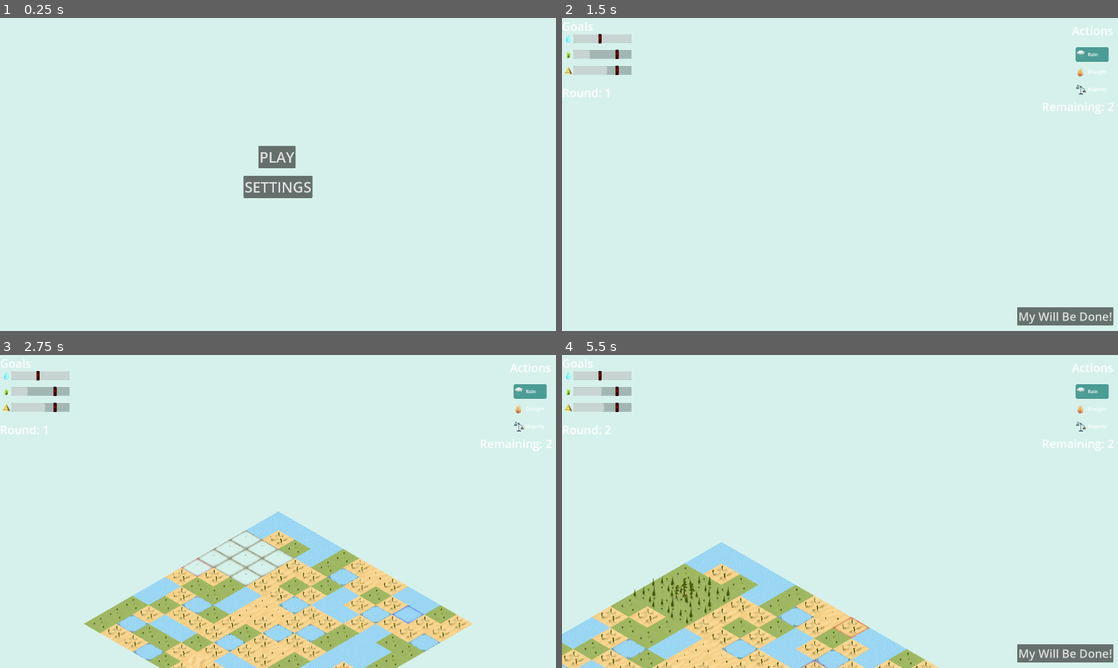
Above: before the commit, frames 1-4 (two rows, left to right).
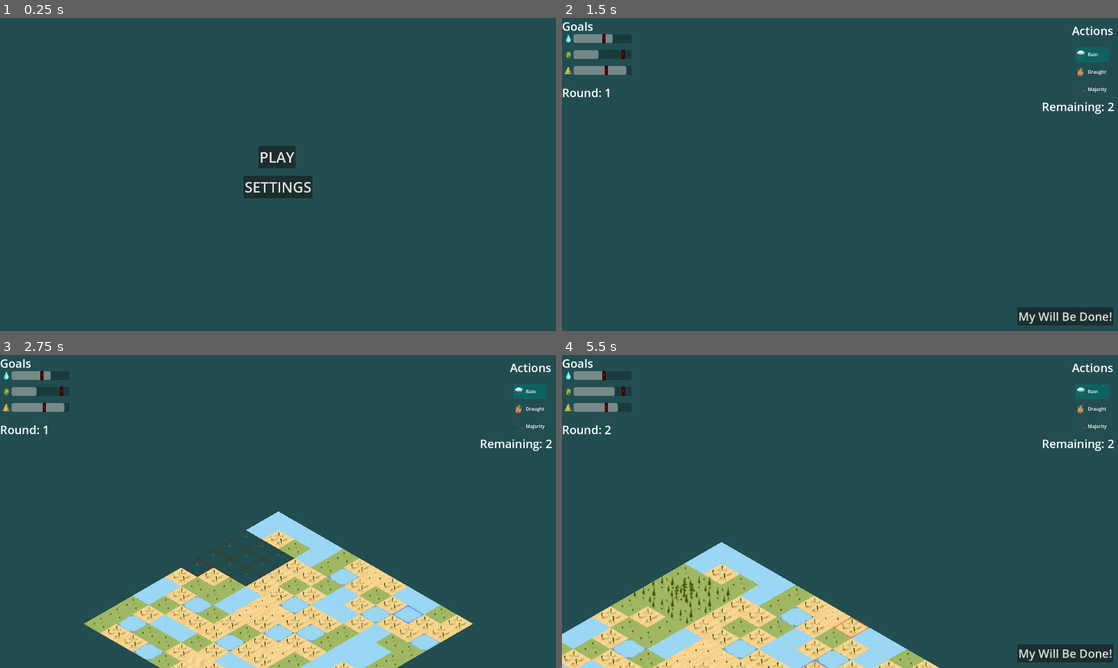
Above: after the commit, the same moments.

Repository: matouseek/game_jam_24
Game: Godot game, scene res://scenes/menu.tscn
Same seed, same stepped clock (60 frames per second), same inputs: the game is played once before the commit and once after it. The engine's default icon, where the game draws it, is replaced by a stand-in: a white triangle on a blue panel in a dark square.
Inputs (mouse positions are in pixels of both pictures, inside the frame that each line leads up to):
- Up to frame 1 (0.25 s): no input
- Up to frame 2 (1.5 s): click "PLAY" at 0.5 s; click "My Will Be Done!" at 1.25 s
- Up to frame 3 (2.75 s): click "My Will Be Done!" at 2 s
- Up to frame 4 (5.5 s): tap Enter (ui_accept) at 2.75, 3.02, 3.77, 5.27 s; move the mouse to (962, 495) at 2.77 s; press the mouse at (962, 495) at 2.78 s; hold D (right) 2.78-3.53 s; move the mouse to (728, 527) at 3.52 s; release the mouse at (728, 527) at 3.53 s; hold S (down) 3.53-4.28 s; tap U (undo) at 3.6 s; move the mouse to (895, 442) at 4.27 s; hold D (right) 4.28-5.03 s; hold Mouse wheel up (zoom_in) 4.28-5.03 s; move the mouse to (812, 574) at 5.02 s; hold W (up) from 5.03 s (still down); tap Mouse wheel down (zoom_out) at 5.1 s

The runs differ from the first frame. In frame 1, 100% of the frame differs, in the area x 0-100%, y 0-100%; in frame 2, 100%; in frame 3, 81%; in frame 4, 84%.

Commit message:
Separate render tier from score tier

Diff:
--- a/project.godot
+++ b/project.godot
@@ -87,4 +87,4 @@
 
 renderer/rendering_method="gl_compatibility"
 renderer/rendering_method.mobile="gl_compatibility"
-environment/defaults/default_clear_color=Color(0.839216, 0.945098, 0.921569, 1)
+environment/defaults/default_clear_color=Color(0.132824, 0.305171, 0.316315, 1)
--- a/scripts/environment.gd
+++ b/scripts/environment.gd
@@ -121,7 +121,8 @@
 func render_map() -> void:
 	for i in range(ENV_SIZE):
 		for j in range(ENV_SIZE):
-			$TileMapLayer.set_cell(Vector2i(i,j),get_tile_source_id(terrain[i][j]),Vector2i(0,0))
+			var render_tier : G.TileTier = calculate_render_tier(get_friends_count(Vector2i(i,j)),terrain[i][j])
+			$TileMapLayer.set_cell(Vector2i(i,j),get_tile_source_id(terrain[i][j],render_tier),Vector2i(0,0))
 
 func reset_effects() -> void:
 	used_effects = []
@@ -191,7 +192,8 @@
 func tween_in_tile(coord: Vector2i) -> void:
 	var tilemaplayer: TileMapLayer = $TileMapLayer
 
-	var source: TileSetAtlasSource = tilemaplayer.tile_set.get_source(get_tile_source_id(terrain[coord.x][coord.y])) as TileSetAtlasSource
+	var render_tier : G.TileTier = calculate_render_tier(get_friends_count(coord),terrain[coord.x][coord.y])
+	var source: TileSetAtlasSource = tilemaplayer.tile_set.get_source(get_tile_source_id(terrain[coord.x][coord.y],render_tier)) as TileSetAtlasSource
 
 	var img: Image = source.texture.get_image()
 
@@ -211,7 +213,8 @@
 	tween.parallel().tween_property($SpriteToTween, "scale", Vector2(1,1), 0.5).set_trans(Tween.TRANS_SPRING)
 	tween.parallel().tween_property($SpriteToTween, "modulate:a", 1, 0.5).set_ease(Tween.EASE_IN_OUT)
 	tween.tween_callback($SpriteToTween.queue_free)
-	tween.tween_callback($TileMapLayer.set_cell.bind(Vector2i(0,0)).bind(get_tile_source_id(terrain[coord.x][coord.y])).bind(coord))
+	render_tier = calculate_render_tier(get_friends_count(coord),terrain[coord.x][coord.y])
+	tween.tween_callback($TileMapLayer.set_cell.bind(Vector2i(0,0)).bind(get_tile_source_id(terrain[coord.x][coord.y],render_tier)).bind(coord))
 	sprite.name = "TweeningSprite"
 
 func test_print_board():
@@ -226,7 +229,7 @@
 		for j in range(ENV_SIZE):
 			update_tile_tier(Vector2i(i,j))
 
-func update_tile_tier(coord : Vector2i) -> void:
+func get_friends_count(coord : Vector2i) -> int:
 	var neigh_coords : Array[Vector2i] = $TileMapLayer.get_surrounding_cells(coord)
 	var cur_type : G.TileTypes = terrain[coord.x][coord.y].type
 	var friends_count : int = 0
@@ -237,12 +240,13 @@
 			continue
 		if terrain[neigh.x][neigh.y].type == cur_type:
 			friends_count += 1
-
-	# determine tier based on amount of neighbors with same type
-	terrain[coord.x][coord.y].tier = calculate_tier(friends_count,terrain[coord.x][coord.y])
-
-
-func calculate_tier(friends_count : int, tile : WorldTile) -> G.TileTier:
+	return friends_count
+
+func update_tile_tier(coord : Vector2i) -> void:
+	terrain[coord.x][coord.y].tier = calculate_tier(get_friends_count(coord),terrain[coord.x][coord.y])
+
+
+func calculate_render_tier(friends_count : int, tile : WorldTile) -> G.TileTier:
 	if tile.type == G.TileTypes.WATER:
 		if friends_count < 1:
 			return G.TileTier.LOW
@@ -265,5 +269,13 @@
 		else:
 			return G.TileTier.HIGH
 
-func get_tile_source_id(tile : WorldTile) -> int:
-	return tile.type * type_modulo + tile.tier * tier_modulo
+func calculate_tier(friends_count : int, tile : WorldTile) -> G.TileTier:
+	if friends_count < 3:
+		return G.TileTier.LOW
+	elif friends_count < 4:
+		return G.TileTier.MEDIUM
+	else:
+		return G.TileTier.HIGH
+
+func get_tile_source_id(tile : WorldTile, render_tier : G.TileTier) -> int:
+	return tile.type * type_modulo + render_tier * tier_modulo
